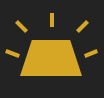
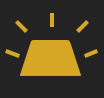
Layers edited between the first and the second 104×98 image:
painted on "Polygon 1" over box(20, 40, 82, 76)
